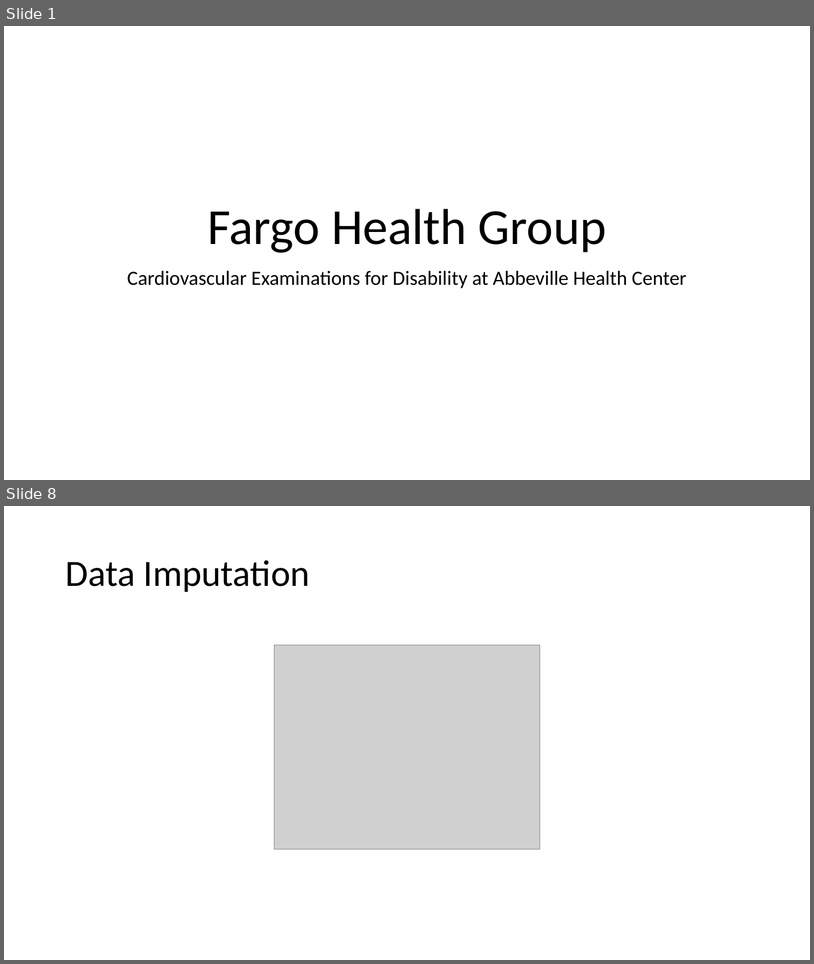
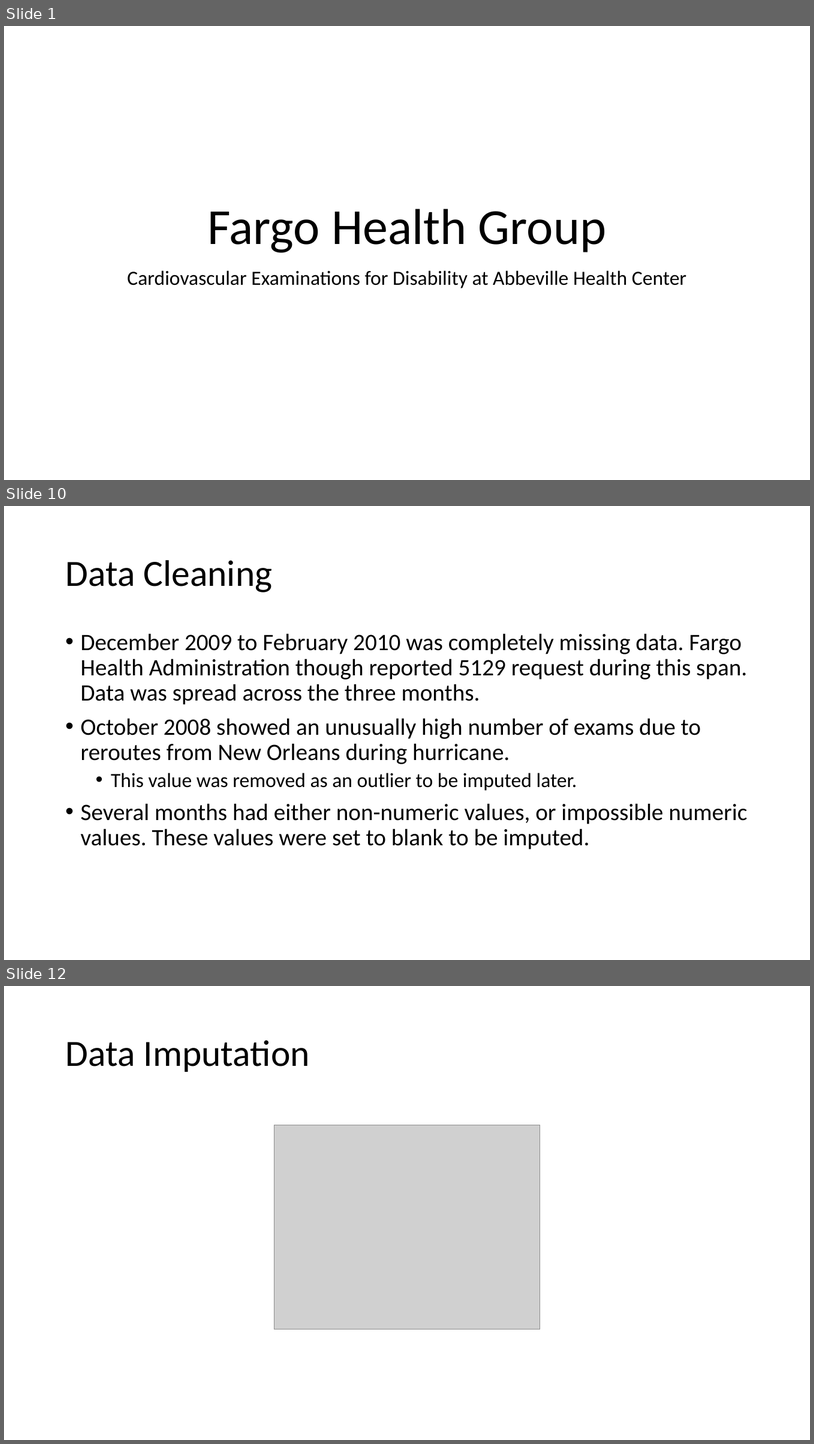
Before and after one commit to mattheweallen/ds700, a slide deck: final/DS700FinalPresentation.pptx. Shown one above the other, each under a label of ours: slides 1 and 8 before the commit, slides 1, 10 and 12 after it; the slides between them are not shown. The pictures are 814x964 and 814x1444 pixels, drawn with LibreOffice and Linux fonts; fonts in the diff are those of the drawing; grey boxes stand for pictures. Boxes give left, top, right and bottom in pixels: in the first picture for what was removed or moved away, otherwise in the second. Text is boxed around its words. In the diff, an @@ line names an element or a change of style, - is before the commit and + after.

```diff
--- a/final/DS700FinalPresentation.pptx
+++ b/final/DS700FinalPresentation.pptx
@@ slide 10 added at [4,506,810,960], background #FFFFFF @@
@@ title added at [65,560,273,592], 44 pt, text #000000 @@
+Data Cleaning
@@ text added at [81,633,747,849], 28 pt, text #000000 @@
+• December 2009 to February 2010 was completely missing data. Fargo Health Administration though reported 5129 request during this span. Data was spread across the three months.
+• October 2008 showed an unusually high number of exams due to reroutes from New Orleans during hurricane.
+  • This value was removed as an outlier to be imputed later.
+• Several months had either non-numeric values, or impossible numeric values. These values were set to blank to be imputed.
@@ what was slide 8 is now slide 12 @@
```
Also in this commit, not shown: 8 slides changed, 7 other slides added, 3 slides removed.
